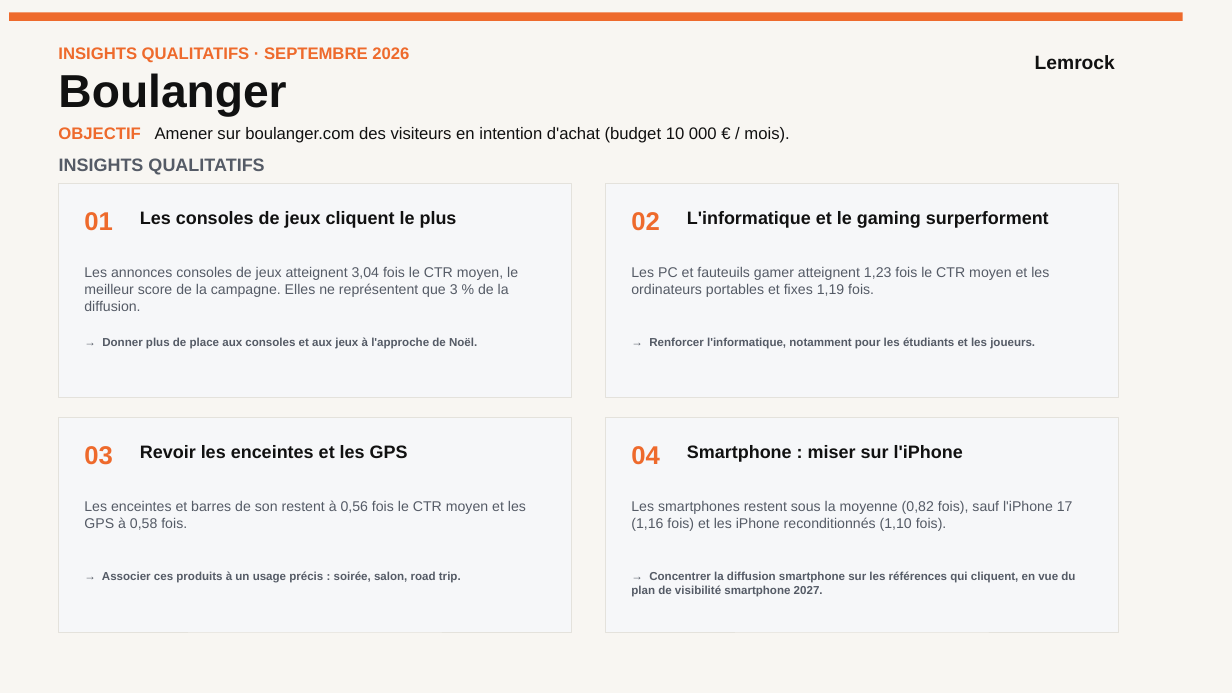
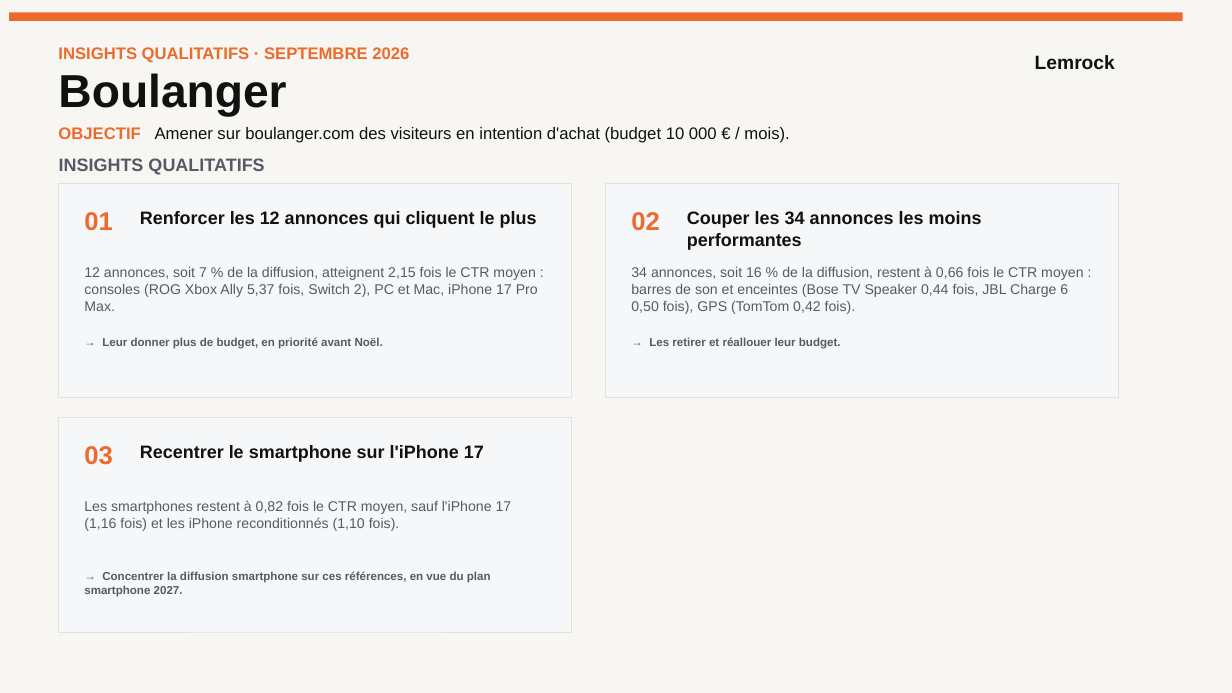
Before and after one commit to stephanemonmarson-creator/Lemrock, a slide deck: slide 12 of rapports/septembre/121026_Customer Success_Septembre 26.pptx. Drawn at 1232x693 pixels with LibreOffice and Linux fonts; fonts in the diff are those of the drawing. Boxes give left, top, right and bottom in pixels: in the first picture for what was removed or moved away, otherwise in the second. Text is boxed around its words. In the diff, an @@ line names an element or a change of style, - is before the commit and + after.

```diff
--- a/rapports/septembre/121026_Customer Success_Septembre 26.pptx
+++ b/rapports/septembre/121026_Customer Success_Septembre 26.pptx
@@ text at bbox=[140, 211, 537, 228]: text changed @@
-Les consoles de jeux cliquent le plus
+Renforcer les 12 annonces qui cliquent le plus
@@ text at bbox=[687, 211, 982, 250]: text changed @@
-L'informatique et le gaming surperforment
+Couper les 34 annonces les moins performantes
@@ text at bbox=[84, 267, 538, 311]: text changed @@
-Les annonces consoles de jeux atteignent 3,04 fois le CTR moyen, le meilleur score de la campagne. Elles ne représentent que 3 % de la diffusion.
+12 annonces, soit 7 % de la diffusion, atteignent 2,15 fois le CTR moyen : consoles (ROG Xbox Ally 5,37 fois, Switch 2), PC et Mac, iPhone 17 Pro Max.
@@ text at bbox=[631, 266, 1083, 314]: text changed @@
-Les PC et fauteuils gamer atteignent 1,23 fois le CTR moyen et les ordinateurs portables et fixes 1,19 fois.
+34 annonces, soit 16 % de la diffusion, restent à 0,66 fois le CTR moyen : barres de son et enceintes (Bose TV Speaker 0,44 fois, JBL Charge 6 0,50 fois), GPS (TomTom 0,42 fois).
@@ text at bbox=[102, 337, 383, 349]: text changed @@
-→ Donner plus de place aux consoles et aux jeux à l'approche de Noël.
+→ Leur donner plus de budget, en priorité avant Noël.
@@ text at bbox=[649, 337, 841, 349]: text changed @@
-→ Renforcer l'informatique, notamment pour les étudiants et les joueurs.
+→ Les retirer et réallouer leur budget.
@@ rectangle removed at bbox=[605, 418, 1118, 632] @@
@@ text at bbox=[140, 445, 484, 462]: text changed @@
-Revoir les enceintes et les GPS
+Recentrer le smartphone sur l'iPhone 17
@@ text removed at bbox=[631, 446, 660, 465] @@
-04
@@ text removed at bbox=[687, 445, 963, 462] @@
-Smartphone : miser sur l'iPhone
@@ text at bbox=[84, 500, 512, 531]: text changed @@
-Les enceintes et barres de son restent à 0,56 fois le CTR moyen et les GPS à 0,58 fois.
+Les smartphones restent à 0,82 fois le CTR moyen, sauf l'iPhone 17 (1,16 fois) et les iPhone reconditionnés (1,10 fois).
@@ text removed at bbox=[631, 501, 1073, 531] @@
-Les smartphones restent sous la moyenne (0,82 fois), sauf l'iPhone 17 (1,16 fois) et les iPhone reconditionnés (1,10 fois).
@@ text at bbox=[84, 571, 491, 597]: text changed @@
-→ Associer ces produits à un usage précis : soirée, salon, road trip.
+→ Concentrer la diffusion smartphone sur ces références, en vue du plan smartphone 2027.
@@ text removed at bbox=[631, 571, 1075, 597] @@
-→ Concentrer la diffusion smartphone sur les références qui cliquent, en vue du plan de visibilité smartphone 2027.
```
Also in this commit, not shown: 2 other slides changed, 5 other files.
